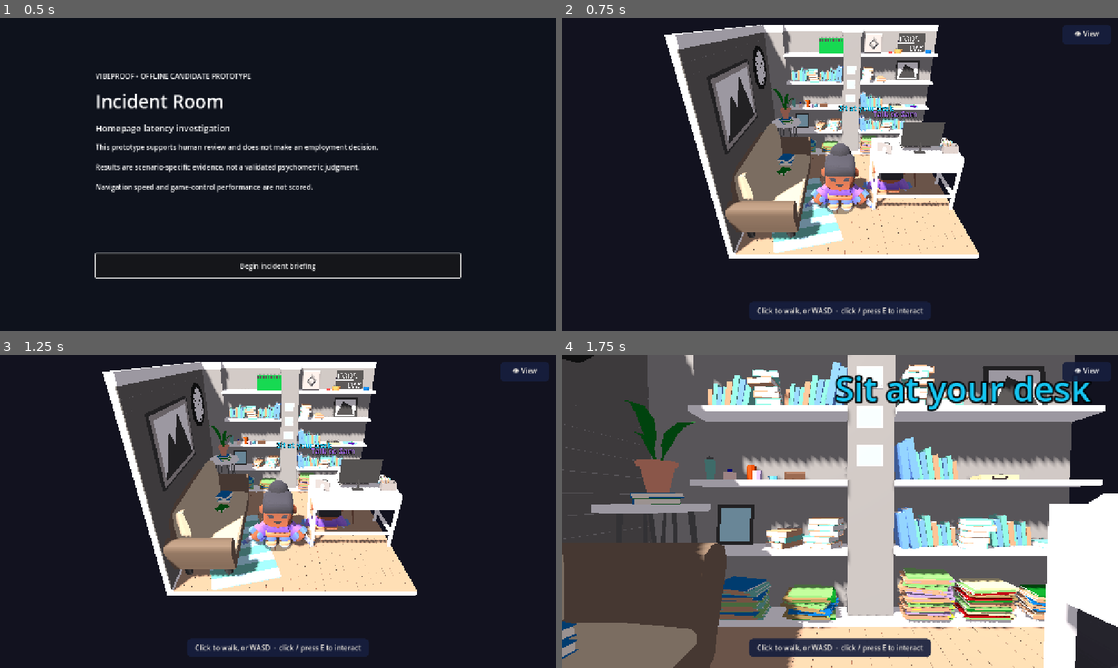
Above: before the commit, frames 1-4 (two rows, left to right).
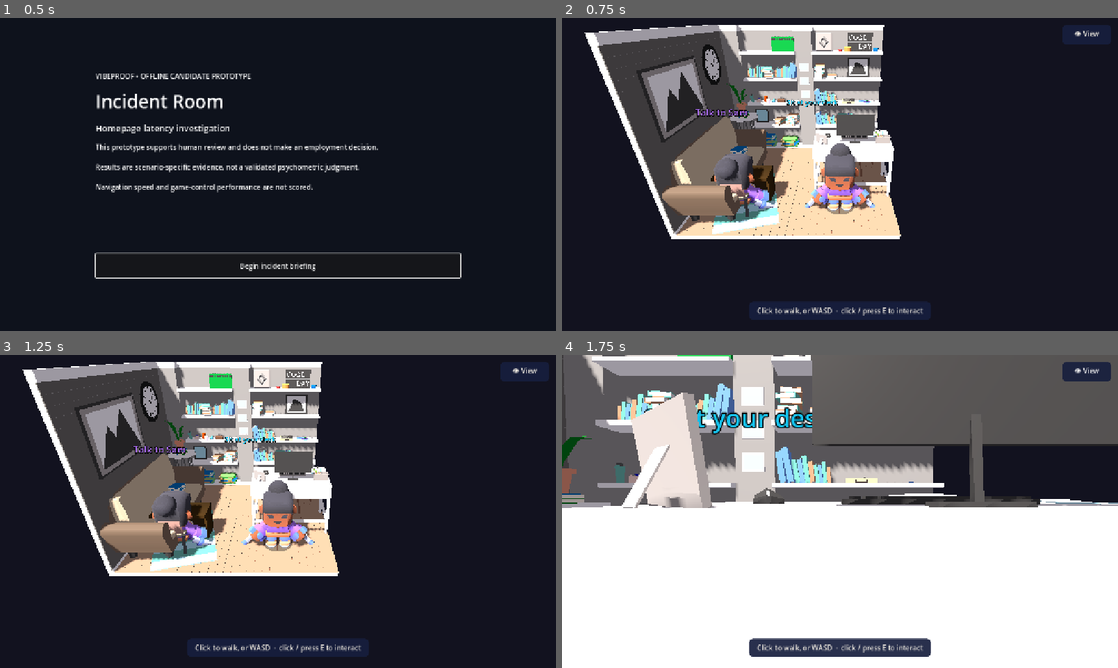
Above: after the commit, the same moments.

Repository: mengfoong-dev/codex-candidate-assesment-system
Game: Godot game, scene res://scenes/main/main.tscn
The game is run twice, just before and just after one commit, with the same random seed, the same clock (stepped at 60 frames per second) and the same inputs.
Inputs:
- Up to frame 1 (0.5 s): no input
- Up to frame 2 (0.75 s): click "Begin incident briefing" at 0.5 s
- Up to frame 3 (1.25 s): no input
- Up to frame 4 (1.75 s): click "👁 View" at 1.25 s

Frame 1 is identical in both runs. In frame 2, 35% of the frame differs, in the area x 4-75%, y 2-77%; in frame 3, 35%; in frame 4, 77%, in the area x 0-100%, y 0-100%.

Commit message:
fix: give the senior his own desk + chair, seated properly (not under the desk)
Sam was placed at the player's built-in desk with a floor-sit pose, so he read as
sitting under it. Add a dedicated VNB desk + chair in the open front-left, and lift
Sam onto the chair seat (y=0.42) facing his desk, with a box collider on the desk.
Move the player spawn to the right so the two workstations don't overlap.

Diff:
--- a/apps/incident-room/scenes/room/incident_room.tscn
+++ b/apps/incident-room/scenes/room/incident_room.tscn
@@ -6,6 +6,11 @@
 [ext_resource type="Script" path="res://scripts/presentation/follow_camera.gd" id="17_cam"]
 [ext_resource type="PackedScene" uid="uid://dbph8hxieq235" path="res://assets/third_party/office-room-15/office_room_15.glb" id="18_room"]
 [ext_resource type="Script" path="res://scripts/presentation/mesh_collider.gd" id="21_collider"]
+[ext_resource type="Mesh" uid="uid://ct0wwua8701fu" path="res://assets/third_party/vnb-office-set/Office_Desk_1.obj" id="22_sdesk"]
+[ext_resource type="Mesh" uid="uid://do7o868e5cnsb" path="res://assets/third_party/vnb-office-set/Chair_A.obj" id="23_schair"]
+
+[sub_resource type="BoxShape3D" id="SamDeskShape"]
+size = Vector3(1.5, 0.95, 0.75)
 
 [sub_resource type="Environment" id="Environment_room"]
 background_mode = 1
@@ -73,8 +78,25 @@
 transform = Transform3D(0, 0, 1, 0, 1, 0, -1, 0, 0, 2.65, 1.5, 0)
 shape = SubResource("WallShape")
 
+[node name="SamDesk" type="Node3D" parent="."]
+transform = Transform3D(1, 0, 0, 0, 1, 0, 0, 0, 1, -1.35, 0, 1.7)
+
+[node name="Desk" type="MeshInstance3D" parent="SamDesk"]
+transform = Transform3D(1, 0, 0, 0, 1, 0, 0, 0, 1, 0, 0, -0.55)
+mesh = ExtResource("22_sdesk")
+
+[node name="Chair" type="MeshInstance3D" parent="SamDesk"]
+transform = Transform3D(-1, 0, 0, 0, 1, 0, 0, 0, -1, 0, 0, 0.05)
+mesh = ExtResource("23_schair")
+
+[node name="Body" type="StaticBody3D" parent="SamDesk"]
+
+[node name="Collision" type="CollisionShape3D" parent="SamDesk/Body"]
+transform = Transform3D(1, 0, 0, 0, 1, 0, 0, 0, 1, 0, 0.475, -0.55)
+shape = SubResource("SamDeskShape")
+
 [node name="Senior" type="Node3D" parent="."]
-transform = Transform3D(-1, 0, 0, 0, 1, 0, 0, 0, -1, 1.15, 0.05, 0.0)
+transform = Transform3D(-1, 0, 0, 0, 1, 0, 0, 0, -1, -1.35, 0.42, 1.65)
 
 [node name="Body" parent="Senior" instance=ExtResource("8_senior")]
 start_animation = "sit"
@@ -93,6 +115,6 @@
 accent_color = Color(0.1, 0.78, 0.95, 1)
 
 [node name="Player" parent="." instance=ExtResource("1_player")]
-position = Vector3(-0.3, 0.05, 1.0)
+position = Vector3(1.3, 0.05, 1.6)
 camera_path = NodePath("../Camera3D")
 movement_speed = 2.8
Not shown: 1 places in apps/incident-room/scenes/room/incident_room.tscn that only renumber resources
